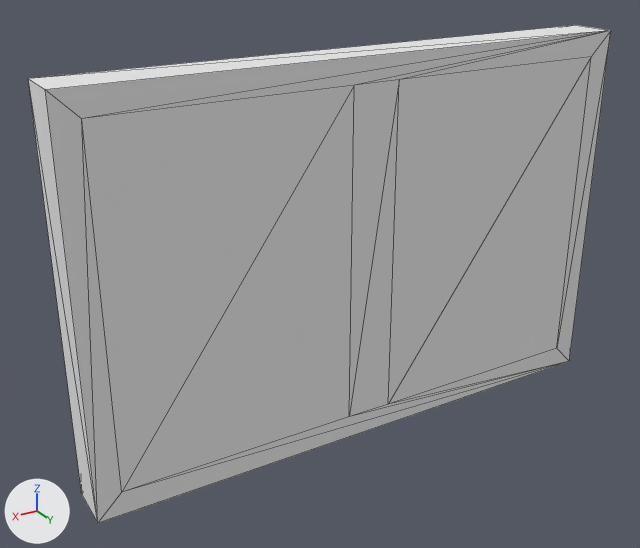
What one commit did to the OBJ model Assets/CityVoxelPack/Assets/buildings/props/windows/Meshes/window1_2x3.obj.
Both versions are drawn from a camera (50 mm lens) standing at (2.33, 3.5, 2.67) and looking at (0.19, -0.06, 0.89). The lights are fixed; the arrows at lower left show +X, +Y and +Z. Mesh edges are drawn as thin lines. Where no turn or scale is listed for an object, it has been applied to the vertices. Vertices at the same position are counted once.

The scene before the commit, as lines of its bpy script (objects in view):
```python
me_window1_2x3 = bpy.data.meshes.new('window1_2x3')
me_window1_2x3.from_pydata(...)  # 32 vertices, 60 faces; spans x -1.5..1.5, y -0.12..0.13, z 0.0..2.0
me_window1_2x3.materials.append(mat_palette)  # white #e7e7e7
ob_window1_2x3 = bpy.data.objects.new('window1_2x3', me_window1_2x3)
ob_window1_2x3.location = (0.0, 0.0, 0.0)
```
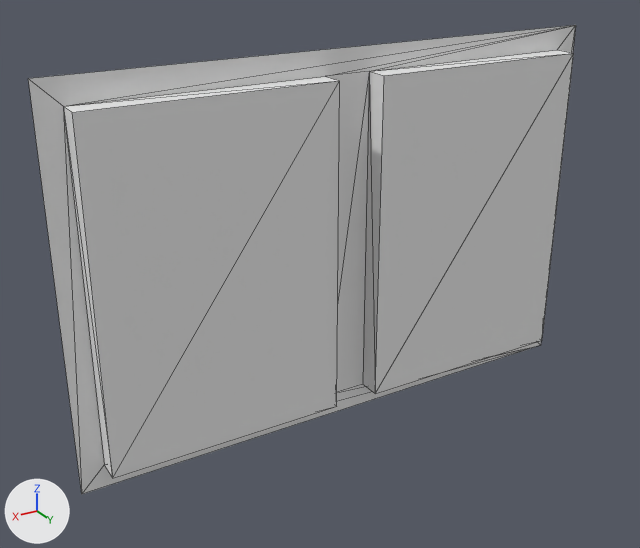
Location of each change, [x1, y1, x2, y2] in pixels of the pictures (640 x 548 px):
'window1_2x3', reshaped: before [28, 25, 611, 523]; after [28, 25, 576, 494]
part 1 of me_window1_2x3, deleted: before [28, 25, 611, 523]

The change in detail:
me_window1_2x3 is used by ob_window1_2x3; location (0.0, 0.0, 0.0).
me_window1_2x3 had 32 vertices, 60 faces and spanned x -1.5..1.5, y -0.12..0.13, z 0.0..2.0.
me_window1_2x3 now has 20 vertices, 34 faces and spans x -1.5..1.5, y -0.12..0.0, z 0.0..2.0.
Part 1, on me_window1_2x3:
12 vertices are removed from x -1.5..1.5, y 0.12..0.13, z 0.0..2.0.
26 faces are deleted.
